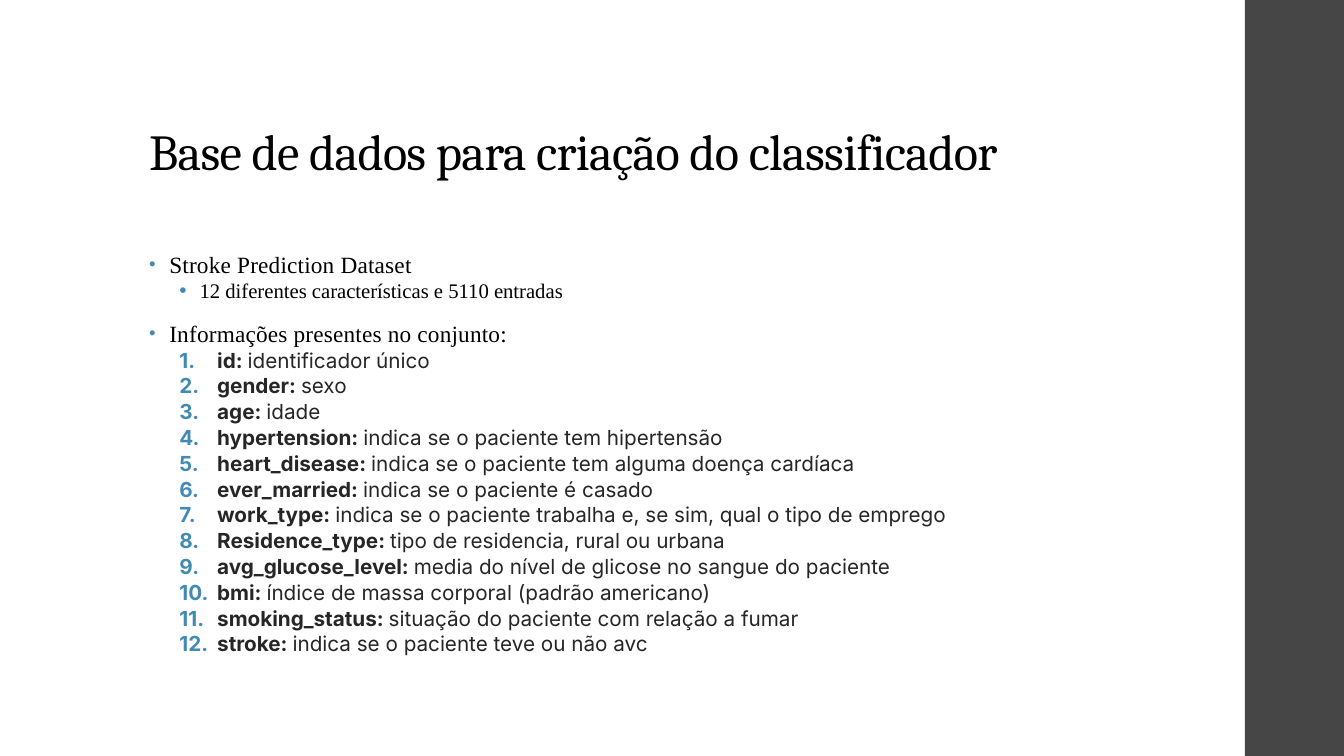
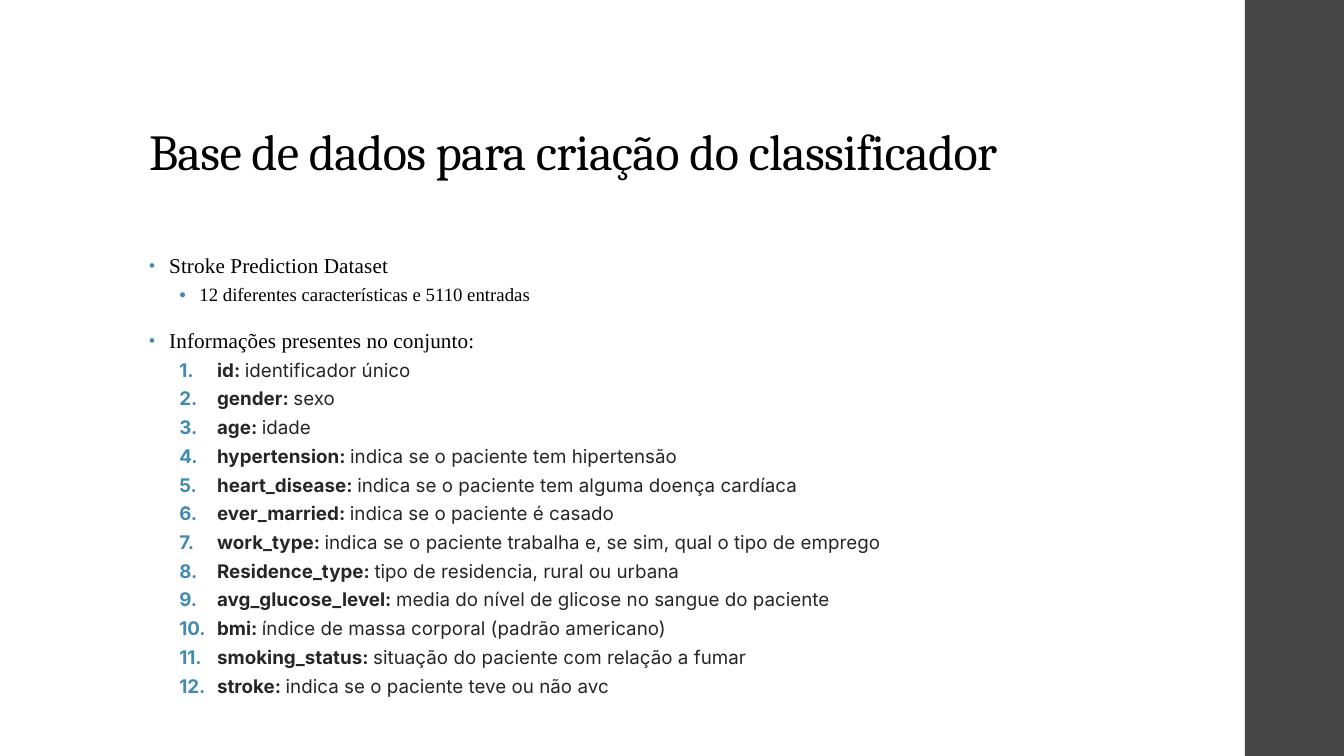
Before and after one commit to ViniPilan/avc-modeling, a slide deck: slide 2 of apresentação.pptx. Drawn at 1344x756 pixels with LibreOffice and Linux fonts; fonts in the diff are those of the drawing. Boxes give left, top, right and bottom in pixels: in the first picture for what was removed or moved away, otherwise in the second. Text is boxed around its words. In the diff, an @@ line names an element or a change of style, - is before the commit and + after.

```diff
--- a/apresentação.pptx
+++ b/apresentação.pptx
@@ text "Stroke Prediction Dataset" at [169,258,880,697]: size 16.6 to 15.1 pt in "Stroke Prediction Dataset", "Informações presentes no conjunto:"; size 14.8 to 13.4 pt; line spacing 0.75 to 0.95; line spacing 0.7 to 0.9 @@
```
Also in this commit, not shown: 8 other slides changed, 2 other files.
